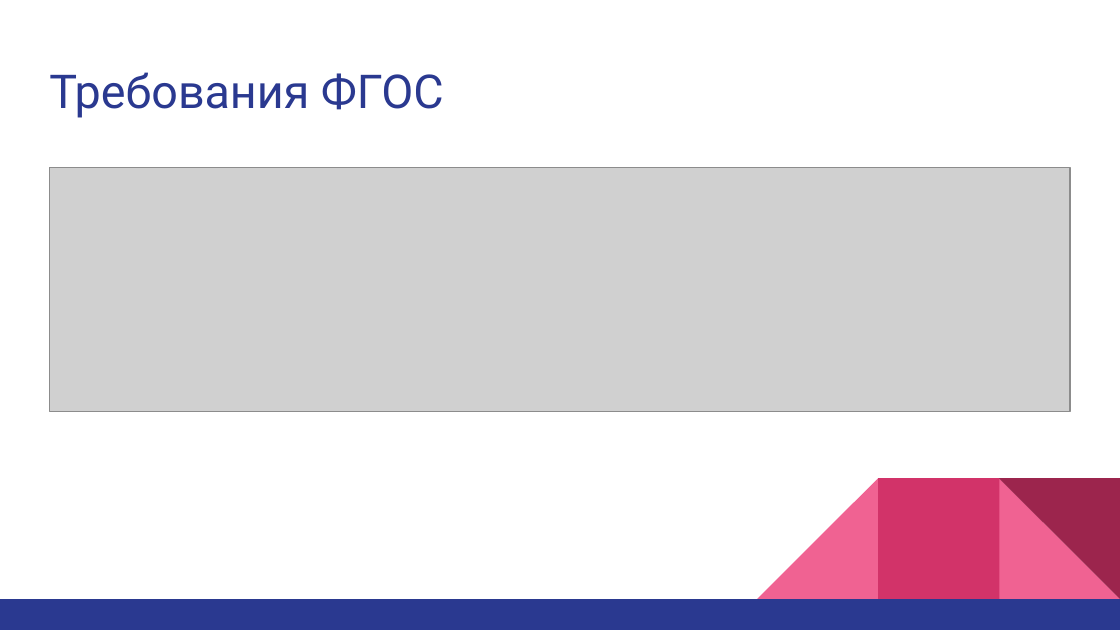
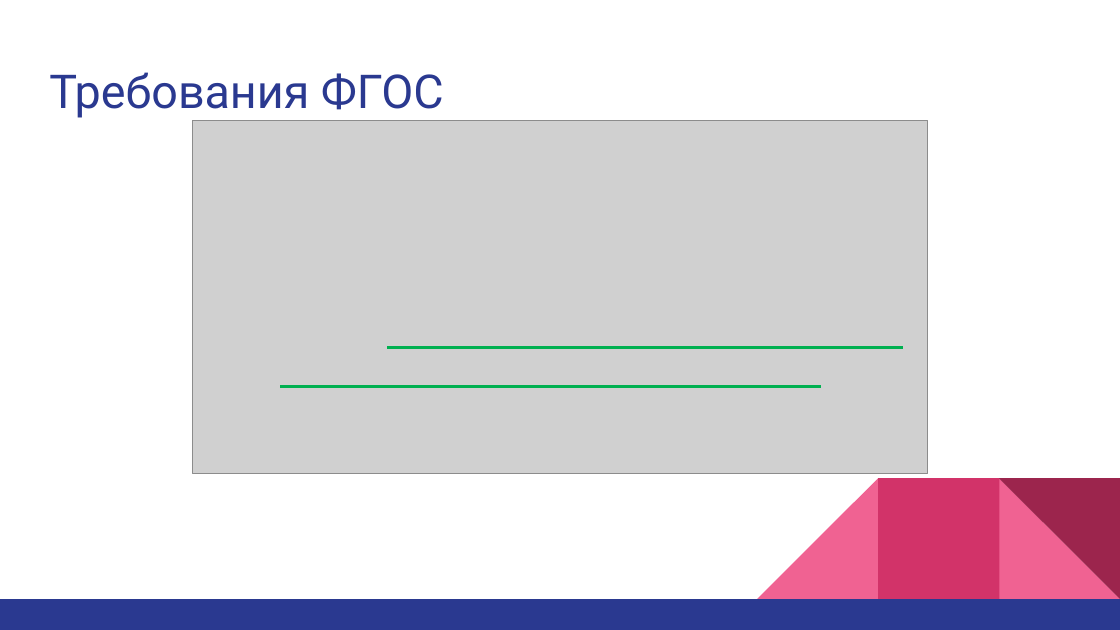
Before and after one commit to bogya345/Diplom, a slide deck: slide 22 of @_docs/bogya/presentation.pptx (slide 5 before the commit). Drawn at 1120x630 pixels with LibreOffice and Linux fonts; fonts in the diff are those of the drawing; grey boxes stand for pictures. Boxes give left, top, right and bottom in pixels: in the first picture for what was removed or moved away, otherwise in the second. Text is boxed around its words. In the diff, an @@ line names an element or a change of style, - is before the commit and + after.

```diff
--- a/@_docs/bogya/presentation.pptx
+++ b/@_docs/bogya/presentation.pptx
@@ picture: place and size @@
-picture at (50,167,1071,411)
+picture at (193,121,928,474)
@@ line added from (388, 347) to (903, 347), #00B050 2.25 pt @@
@@ line added from (280, 386) to (821, 386), #00B050 2.25 pt @@
```
Also in this commit, not shown: 3 other slides changed, 6 slides added, 2 slides removed, 2 other files.
